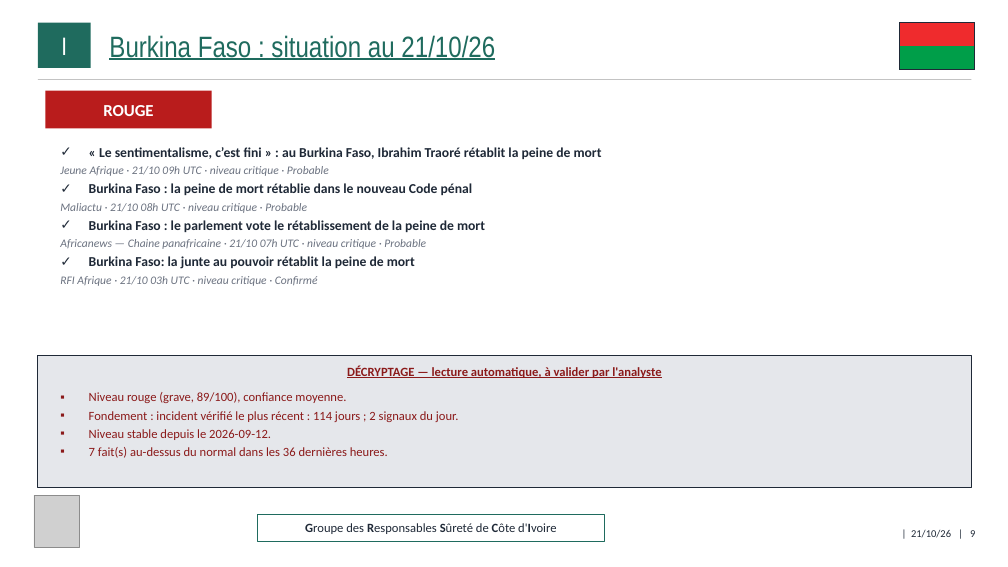
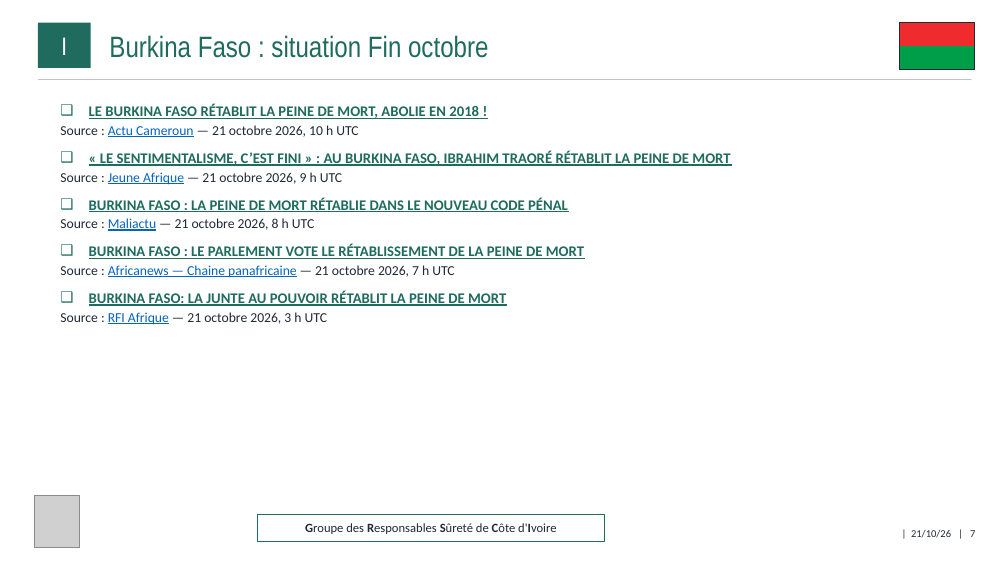
Before and after one commit to ytl1-ops/SentiqS, a slide deck: slide 7 of web/rapports/GRSCI/2026-10.pptx (slide 9 before the commit). Drawn at 1008x567 pixels with LibreOffice and Linux fonts; fonts in the diff are those of the drawing; grey boxes stand for pictures. Boxes give left, top, right and bottom in pixels: in the first picture for what was removed or moved away, otherwise in the second. Text is boxed around its words. In the diff, an @@ line names an element or a change of style, - is before the commit and + after.

```diff
--- a/web/rapports/GRSCI/2026-10.pptx
+++ b/web/rapports/GRSCI/2026-10.pptx
@@ text at <box>109,35,488,58</box>: text changed @@
-Burkina Faso : situation au 21/10/26
+Burkina Faso : situation Fin octobre
@@ rectangle removed at <box>45,91,212,129</box> @@
-ROUGE
@@ text at <box>60,104,730,325</box>: text changed; size 13 to 14 pt; text colour #1F2937 to #1F6B5E @@
-✓ « Le sentimentalisme, c’est fini » : au Burkina Faso, Ibrahim Traoré rétablit la peine de mort
-  Jeune Afrique · 21/10 09h UTC · niveau critique · Probable
-✓ Burkina Faso : la peine de mort rétablie dans le nouveau Code pénal
-  Maliactu · 21/10 08h UTC · niveau critique · Probable
-✓ Burkina Faso : le parlement vote le rétablissement de la peine de mort
-  Africanews — Chaine panafricaine · 21/10 07h UTC · niveau critique · Probable
-✓ Burkina Faso: la junte au pouvoir rétablit la peine de mort
-  RFI Afrique · 21/10 03h UTC · niveau critique · Confirmé
+❑ LE BURKINA FASO RÉTABLIT LA PEINE DE MORT, ABOLIE EN 2018 !
+  ▪ Source : Actu Cameroun — 21 octobre 2026, 10 h UTC
+❑ « LE SENTIMENTALISME, C’EST FINI » : AU BURKINA FASO, IBRAHIM TRAORÉ RÉTABLIT LA PEINE DE MORT
+  ▪ Source : Jeune Afrique — 21 octobre 2026, 9 h UTC
+❑ BURKINA FASO : LA PEINE DE MORT RÉTABLIE DANS LE NOUVEAU CODE PÉNAL
+  ▪ Source : Maliactu — 21 octobre 2026, 8 h UTC
+❑ BURKINA FASO : LE PARLEMENT VOTE LE RÉTABLISSEMENT DE LA PEINE DE MORT
+  ▪ Source : Africanews — Chaine panafricaine — 21 octobre 2026, 7 h UTC
+❑ BURKINA FASO: LA JUNTE AU POUVOIR RÉTABLIT LA PEINE DE MORT
+  ▪ Source : RFI Afrique — 21 octobre 2026, 3 h UTC
@@ rectangle removed at <box>38,355,972,488</box> @@
@@ text removed at <box>347,365,661,378</box> @@
-DÉCRYPTAGE — lecture automatique, à valider par l'analyste
@@ text removed at <box>89,392,459,458</box> @@
-▪ Niveau rouge (grave, 89/100), confiance moyenne.
-▪ Fondement : incident vérifié le plus récent : 114 jours ; 2 signaux du jour.
-▪ Niveau stable depuis le 2026-09-12.
-▪ 7 fait(s) au-dessus du normal dans les 36 dernières heures.
@@ text at <box>911,530,975,538</box>: text changed @@
-| 21/10/26 | 9
+| 21/10/26 | 7
```
Also in this commit, not shown: 11 other slides changed, 6 slides added, 4 slides removed, 7 other files.
